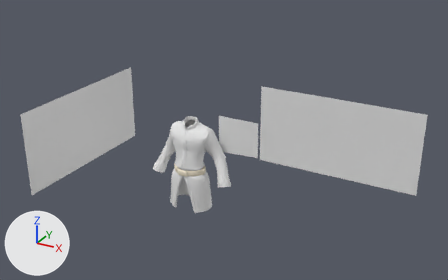
What one commit did to the Blender file sgtpepper/sgtpepper.blend.
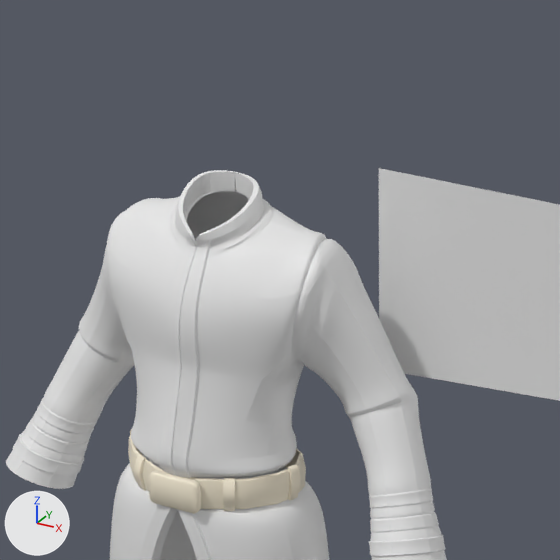
There are two pictures of each version: one whole from a 50 mm camera at (159.5, -252.4, 194.5) aimed at (10.9, 17.9, 59.4), one close up on the part from 34% to 56% of the width and 31% to 66% of the height. Lighting does not change. The marker at lower left points along +X, +Y and +Z.

Objects in the first close-up: 'Cube', 'soldier_texturerefsmall', 'stolen belt'.
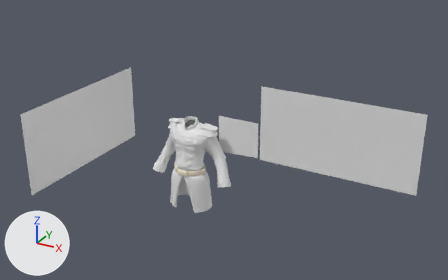
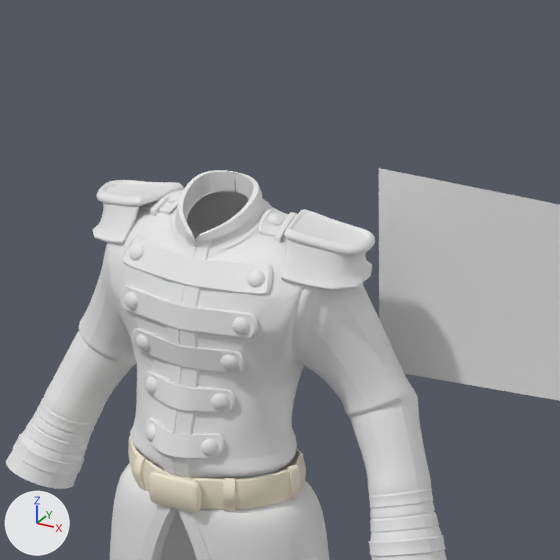
The change, as a list of edits to the scene's bpy script:
```text
Change me_cube_001:
    remove me_cube_001.from_pydata(...)  # 415 vertices, 399 faces; spans x -0.2..24.5, y -7.9..9.9, z -45.4..5.1
    add me_cube_001.from_pydata(...)  # 552 vertices, 553 faces; spans x -0.2..24.5, y -8.0..9.9, z -45.4..5.1
    me_cube_001 part 1
    19 vertices are removed from x 0.0..7.9, y -7.9..-3.0, z -19.4..-0.9
    41 faces are deleted
    15 vertices move from x 0.0..1.7, y -7.7..-3.0, z -20.5..-0.9 to x 0.0..6.8, y -8.0..-2.9, z -20.5..-0.7
    156 vertices are added at x 0.0..8.1, y -7.6..-0.6, z -19.1..0.1
    195 new faces join them
Add ob_shoulderpadloop:
    ob_shoulderpadloop = bpy.data.objects.new('shoulderpadloop', me_cube)  # 32 vertices, 28 faces; spans x -0.59..0.31, y -2.38..2.36, z -1.35..0.17; modifiers SUBSURF, MIRROR
    ob_shoulderpadloop.location = (6.5, 3.0, 72.6)
    ob_shoulderpadloop.rotation_euler = (0.0675, 0.144, 0.169)  # degrees (3.9, 8.3, 9.7)
Add ob_shoulderpad_fuzz:
    ob_shoulderpad_fuzz = bpy.data.objects.new('shoulderpad_fuzz', me_circle_002)  # 30 vertices, 20 faces; spans x 0.0..5.04, y -4.72..3.15, z -3.45..-0.2; modifiers MIRROR, SOLIDIFY, SUBSURF, MIRROR
    ob_shoulderpad_fuzz.parent = ob_shoulderpad
    ob_shoulderpad_fuzz.location = (10.32, 3.532, 72.22)
    ob_shoulderpad_fuzz.rotation_euler = (0.0, 0.0, 1.784)  # degrees (0, 0, 102)
Add ob_shoulderpad:
    ob_shoulderpad = bpy.data.objects.new('shoulderpad', me_circle_001)  # 55 vertices, 46 faces; spans x 0.0..3.19, y -4.68..3.88, z -0.6..1.21; modifiers MIRROR, SUBSURF, MIRROR
    ob_shoulderpad.location = (10.5, 3.8, 72.0)
    ob_shoulderpad.rotation_euler = (0.234, 0.0106, 1.831)  # degrees (13, 0.6, 105)
Add ob_button_004:
    ob_button_004 = bpy.data.objects.new('button.004', me_circle)  # 13 vertices, 12 faces; spans x -0.87..0.87, y -1.0..1.0, z -0.22..0.5; modifiers SUBSURF, MIRROR
    ob_button_004.location = (3.7, -5.1, 56.9)
    ob_button_004.rotation_euler = (1.5, 0.321, 0.36)  # degrees (86, 18, 21)
Add ob_button_003:
    ob_button_003 = bpy.data.objects.new('button.003', me_circle)  # 13 vertices, 12 faces; spans x -0.87..0.87, y -1.0..1.0, z -0.22..0.5; modifiers SUBSURF, MIRROR
    ob_button_003.location = (4.7, -4.9, 61.0)
    ob_button_003.rotation_euler = (1.695, 0.109, 0.28)  # degrees (97, 6.2, 16)
Add ob_button_001:
    ob_button_001 = bpy.data.objects.new('button.001', me_circle)  # 13 vertices, 12 faces; spans x -0.87..0.87, y -1.0..1.0, z -0.22..0.5; modifiers SUBSURF, MIRROR
    ob_button_001.location = (5.5, 2.7, 72.8)
    ob_button_001.rotation_euler = (0.178, 0.355, 0.0632)  # degrees (10, 20, 3.6)
```

What differs and where, as boxes (x1, y1, x2, y2) in the close-ups (560 x 560 px):
'shoulderpad_fuzz', added
    after: (93, 203, 372, 291)
'shoulderpad', added
    after: (97, 180, 375, 255)
'shoulderpad_strap', now drawn
    after: (143, 197, 288, 239)
'button', now drawn
    after: (129, 244, 265, 287)
'button.002', now drawn
    after: (125, 292, 250, 335)
'shoulderpadloop', added
    after: (150, 189, 297, 243)
'button.003', added
    after: (136, 334, 238, 371)
'button.004', added
    after: (146, 377, 229, 410)
'button.005', now drawn
    after: (146, 424, 218, 456)
'button.001', added
    after: (168, 192, 285, 226)
part 1 of me_cube_001, built on
    before: (112, 220, 292, 478)
    after: (111, 219, 291, 478)
